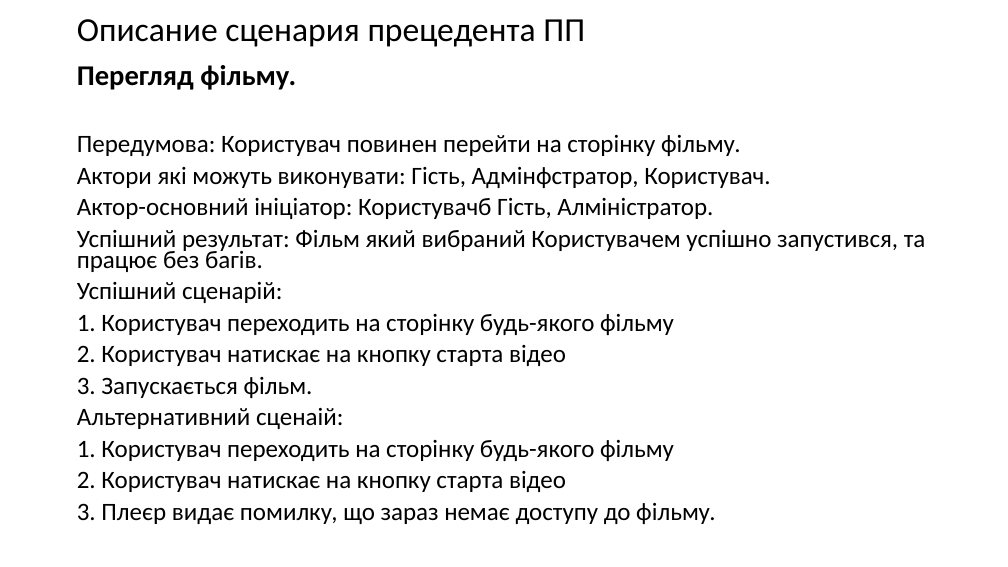
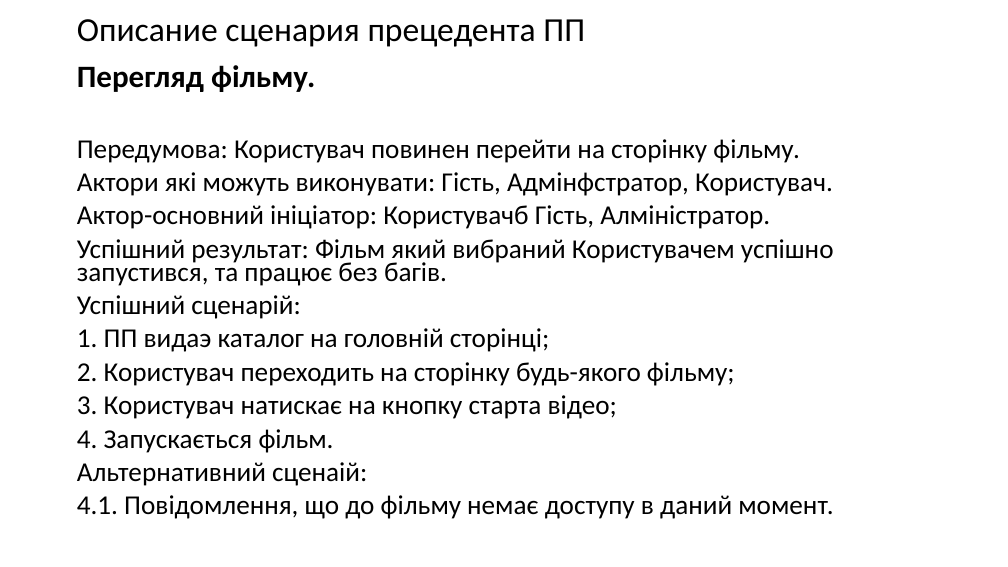
Before and after one commit to elxaz/kursa4AI, a slide deck: slide 5 of pract 2.pptx. Drawn at 1008x567 pixels with LibreOffice and Linux fonts; fonts in the diff are those of the drawing. Boxes give left, top, right and bottom in pixels: in the first picture for what was removed or moved away, otherwise in the second. Text is boxed around its words. In the diff, an @@ line names an element or a change of style, - is before the commit and + after.

```diff
--- a/pract 2.pptx
+++ b/pract 2.pptx
@@ text at box(77, 65, 834, 486): size 27.2 to 29.6 pt in "Перегляд фільму."; size 23.8 to 25.9 pt in "Передумова: Користувач повинен перейти на сторінку фільму.", "Актори які можуть виконувати: Гість, Адмінфстратор, Користув ...", "Актор-основний ініціатор: Користувачб Гість, Алміністратор.", "Успішний результат: Фільм який вибраний Користувачем успішно ..." and 2 more places @@
@@ text at box(77, 328, 735, 453): text changed; size 23.8 to 25.9 pt @@
-1. Користувач переходить на сторінку будь-якого фільму
-2. Користувач натискає на кнопку старта відео
-3. Запускається фільм.
+1. ПП видаэ каталог на головній сторінці;
+2. Користувач переходить на сторінку будь-якого фільму;
+3. Користувач натискає на кнопку старта відео;
+4. Запускається фільм.
@@ text at box(77, 495, 833, 519): text changed; size 23.8 to 25.9 pt @@
-1. Користувач переходить на сторінку будь-якого фільму
-2. Користувач натискає на кнопку старта відео
-3. Плеєр видає помилку, що зараз немає доступу до фільму.
+4.1. Повідомлення, що до фільму немає доступу в даний момент.
```
Also in this commit, not shown: 3 other slides changed.
